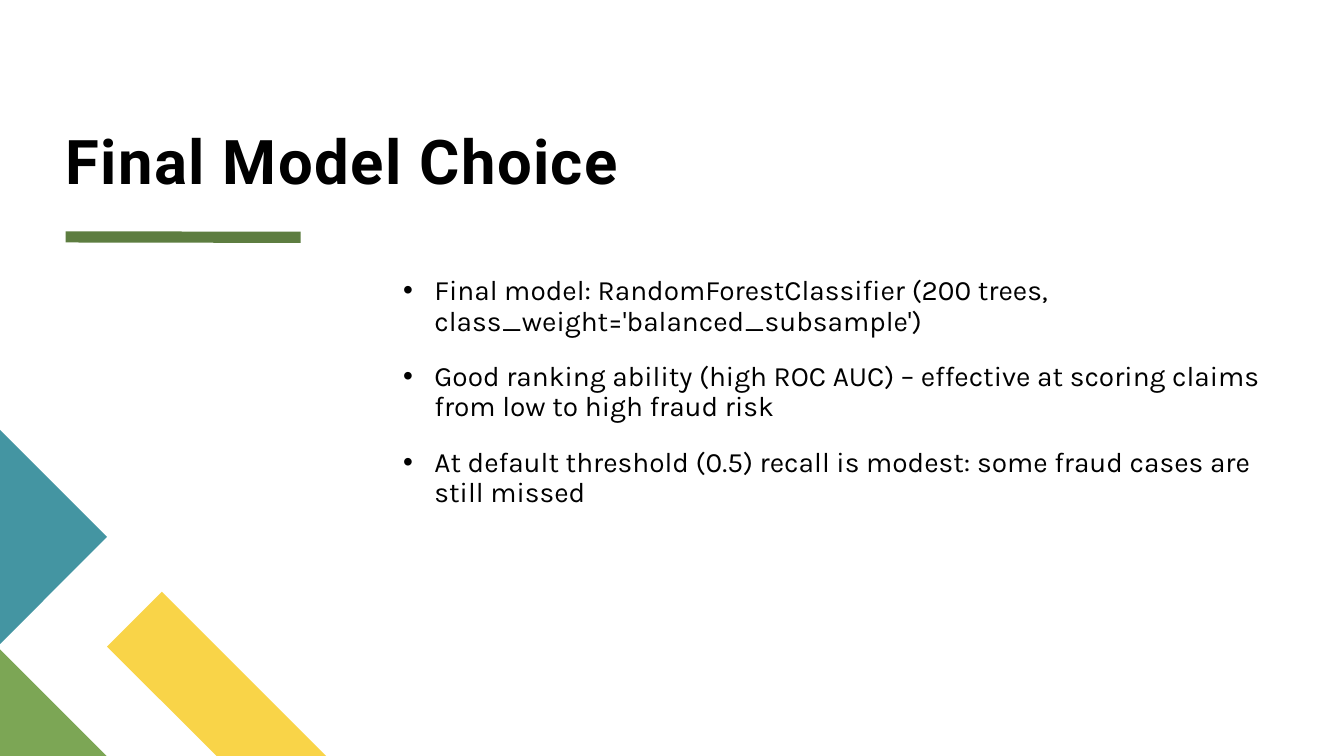
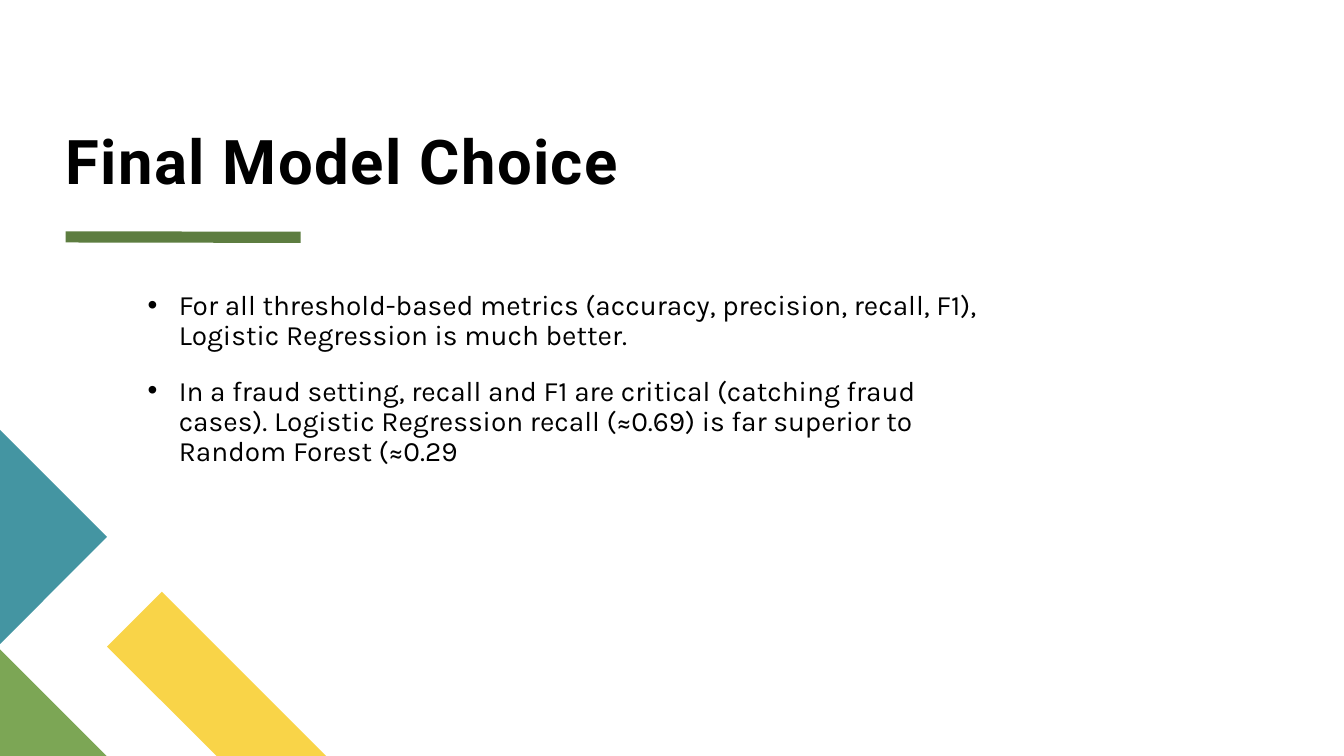
Before and after one commit to ADP777/Workplace-Project, a slide deck: slide 13 of CapStone Individual Project - A du Plooy.pptx (slide 12 before the commit). Drawn at 1344x756 pixels with LibreOffice and Linux fonts; fonts in the diff are those of the drawing. Boxes give left, top, right and bottom in pixels: in the first picture for what was removed or moved away, otherwise in the second. Text is boxed around its words. In the diff, an @@ line names an element or a change of style, - is before the commit and + after.

```diff
--- a/CapStone Individual Project - A du Plooy.pptx
+++ b/CapStone Individual Project - A du Plooy.pptx
@@ text at [179, 294, 976, 464]: text changed @@
-• Final model: RandomForestClassifier (200 trees, class_weight='balanced_subsample')
-• Good ranking ability (high ROC AUC) – effective at scoring claims from low to high fraud risk
-• At default threshold (0.5) recall is modest: some fraud cases are still missed
+• For all threshold-based metrics (accuracy, precision, recall, F1), Logistic Regression is much better.
+• In a fraud setting, recall and F1 are critical (catching fraud cases). Logistic Regression recall (≈0.69) is far superior to Random Forest (≈0.29
```
Also in this commit, not shown: 11 other slides changed, 1 slide added, 2 other files.
